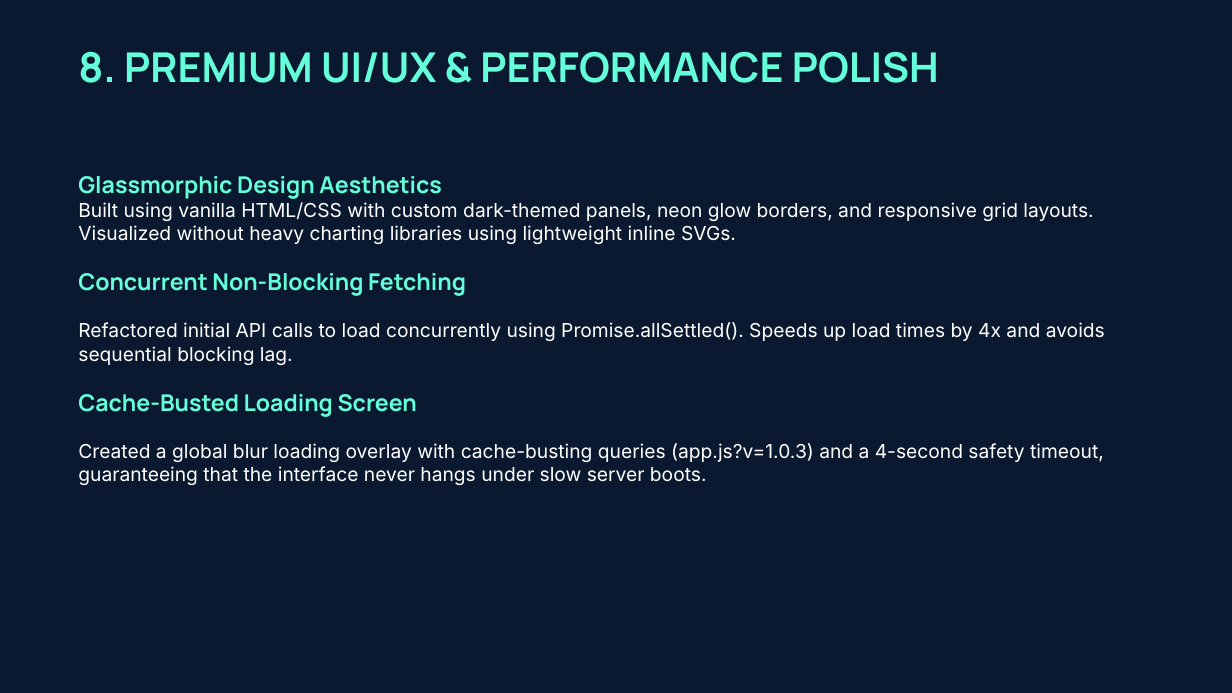
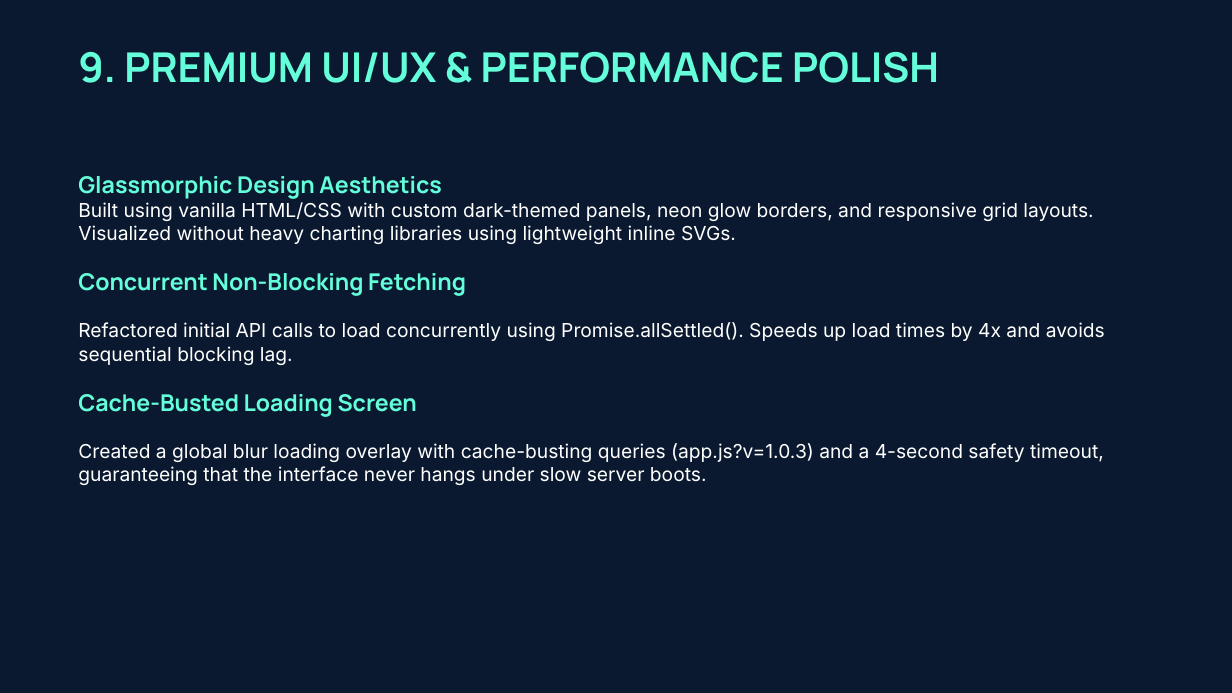
Before and after one commit to shikhasrivastava0574-afk/Smart-Grid-Sync, a slide deck: slide 10 of smart_grid_sync_final_presentation.pptx (slide 9 before the commit). Drawn at 1232x693 pixels with LibreOffice and Linux fonts; fonts in the diff are those of the drawing. Boxes give left, top, right and bottom in pixels: in the first picture for what was removed or moved away, otherwise in the second. Text is boxed around its words. In the diff, an @@ line names an element or a change of style, - is before the commit and + after.

```diff
--- a/smart_grid_sync_final_presentation.pptx
+++ b/smart_grid_sync_final_presentation.pptx
@@ text at (x1=78, y1=52, x2=939, y2=83): text changed @@
-8. PREMIUM UI/UX & PERFORMANCE POLISH
+9. PREMIUM UI/UX & PERFORMANCE POLISH
```
Also in this commit, not shown: 3 other slides changed, 1 slide added, 1 other file.
